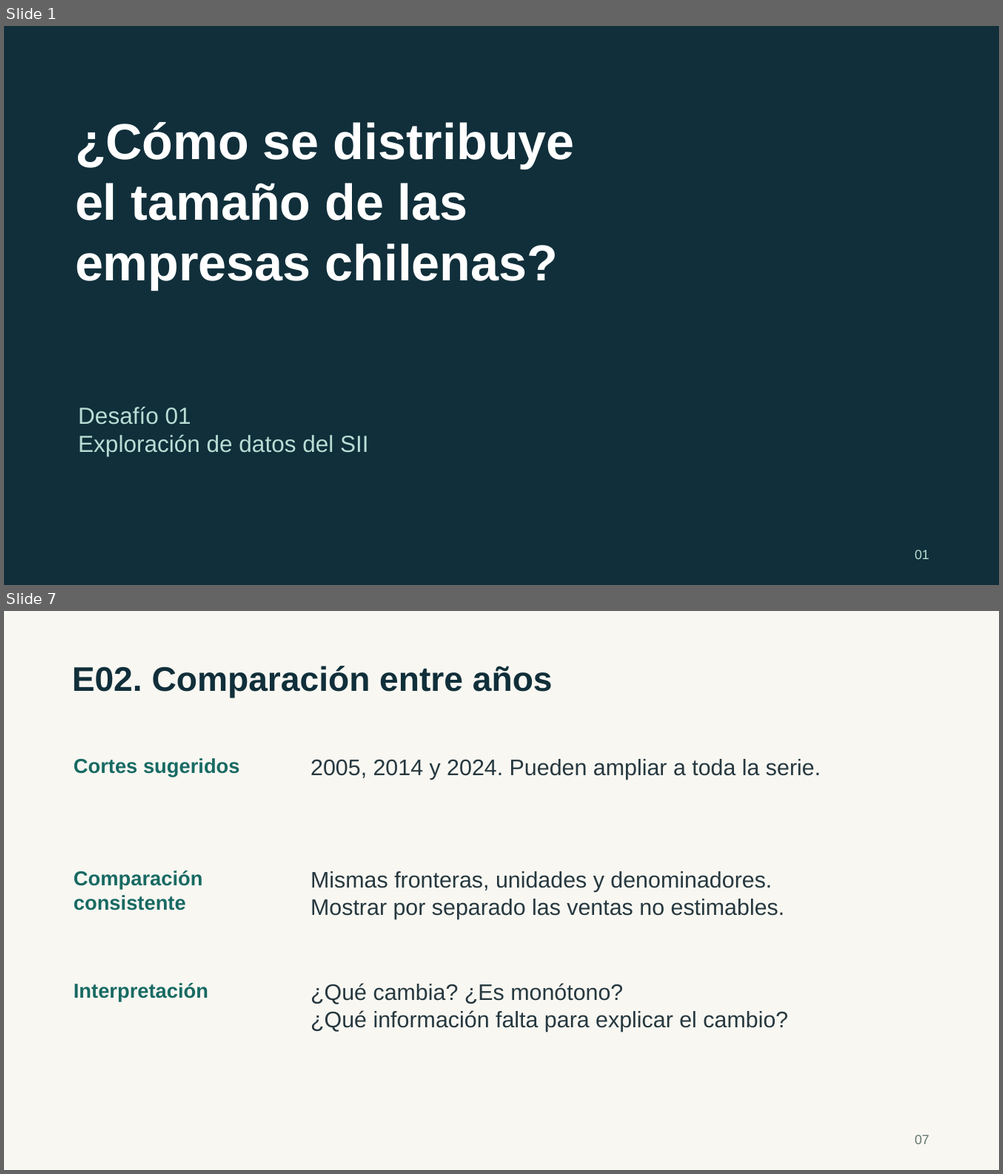
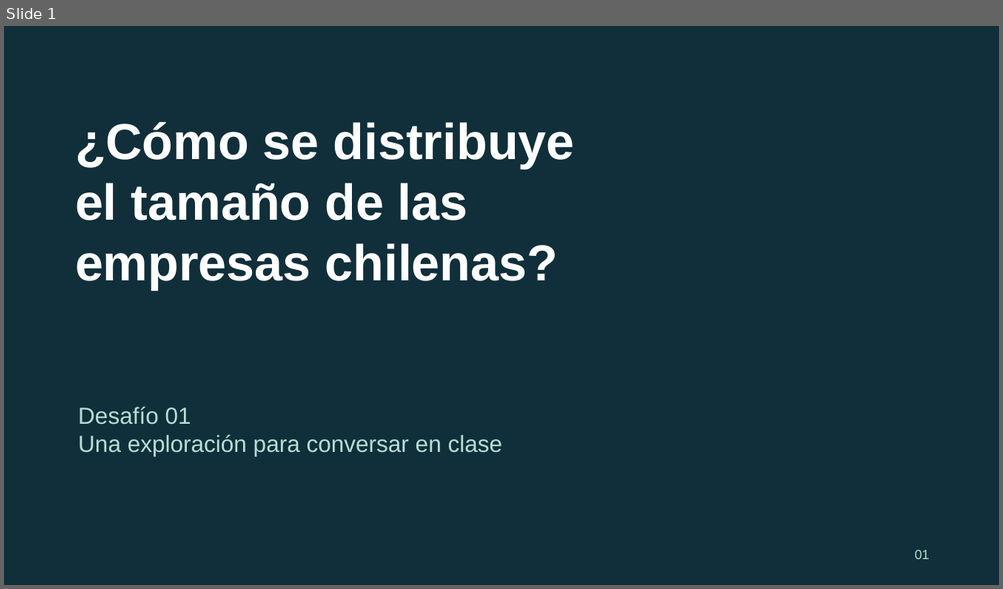
Before and after one commit to nicogarrido/complexity-economics-ai-curso, a slide deck: presentacion/Desafio_01_empresas_chilenas.pptx. Shown one above the other, each under a label of ours: slides 1 and 7 before the commit, slide 1 after it; the slides between them are not shown. The pictures are 1003x1174 and 1003x589 pixels, drawn with LibreOffice and Linux fonts; fonts in the diff are those of the drawing. Boxes give left, top, right and bottom in pixels: in the first picture for what was removed or moved away, otherwise in the second. Text is boxed around its words. In the diff, an @@ line names an element or a change of style, - is before the commit and + after.

Commit message:
Acorta la presentación y plantea una exploración sin evaluación

```diff
--- a/presentacion/Desafio_01_empresas_chilenas.pptx
+++ b/presentacion/Desafio_01_empresas_chilenas.pptx
@@ slide 7 removed at box(4, 611, 999, 1170), background #F8F7F2 @@
@@ text removed at box(72, 666, 552, 698) @@
-E02. Comparación entre años
@@ text removed at box(74, 758, 240, 776) @@
-Cortes sugeridos
@@ text removed at box(310, 759, 820, 780) @@
-2005, 2014 y 2024. Pueden ampliar a toda la serie.
@@ text removed at box(74, 871, 203, 911) @@
-Comparación consistente
@@ text removed at box(310, 871, 785, 920) @@
-Mismas fronteras, unidades y denominadores.
-Mostrar por separado las ventas no estimables.
@@ text removed at box(74, 983, 208, 1002) @@
-Interpretación
@@ text removed at box(310, 983, 788, 1032) @@
-¿Qué cambia? ¿Es monótono?
-¿Qué información falta para explicar el cambio?
@@ text removed at box(914, 1135, 929, 1145) @@
-07
@@ slide 1 changed as well @@
@@ text at box(78, 435, 503, 457): text changed @@
-Exploración de datos del SII
+Una exploración para conversar en clase
```
Also in this commit, not shown: 4 other slides changed, 2 slides added, 6 other slides removed, 3 other files.
